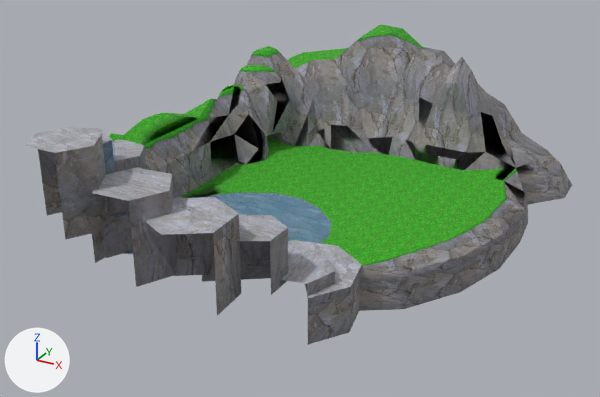
The glTF model assets/models/chao-garden-3.glb, before and after one commit.
The view is the same before and after, from a camera (50 mm lens) standing at (172.1, -207.2, 84.0) and looking at (81.7, -43.0, 1.9). The axes (+X, +Y, +Z) are drawn at lower left. The lights are the same throughout. The older version comes first. Where no turn or scale is listed for an object, it has been applied to the vertices. Vertices at exactly the same position are counted once.

Objects in the first picture: 'chao_island'.
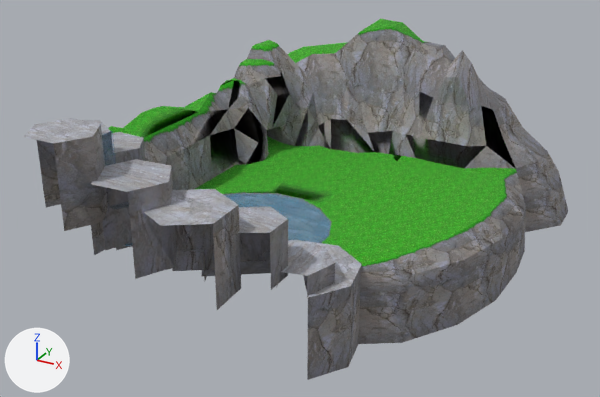
Diff of the bpy script that builds the scene:
```diff
--- a/assets/models/chao-garden-3.glb.py
+++ b/assets/models/chao-garden-3.glb.py
@@ me_object_0 @@
 # used by ob_chao_island; location = (88.3, -36.7, 10.7)
-me_object_0.from_pydata(...)  # 651 vertices, 937 faces; spans x -45.2..45.2, y -69.7..69.7, z -21.2..21.2
+me_object_0.from_pydata(...)  # 651 vertices, 937 faces; spans x -45.2..45.2, y -69.7..69.7, z -26.4..26.4
+# me_object_0 part 1: the loose piece of 11 vertices spanning x -32.4..-18.0, y -69.7..-57.2, z 4.0..21.2 is moved by (0.0, 0.0, 5.2)
+# me_object_0 part 2: the loose piece of 17 vertices spanning x -40.1..-25.4, y -62.2..-45.8, z -7.4..17.0 is moved by (0.0, 0.0, 5.2)
+# me_object_0 part 3: the loose piece of 19 vertices spanning x -30.3..-15.7, y -57.7..-45.1, z -0.1..4.1 is moved by (0.0, 0.0, 5.2)
+# me_object_0 part 4: the loose piece of 13 vertices spanning x -5.5..22.0, y -45.2..-21.9, z -21.2..-10.4 is scaled about its middle by (1, 1, 1.8), then moved by (0.0, 0.0, -0.8)
+# me_object_0 part 5: the loose piece of 10 vertices spanning x -10.6..5.8, y -66.0..-47.6, z -9.1..8.1 is scaled about its middle by (1, 1, 1.04), then moved by (0.0, 0.0, 4.9)
+# me_object_0 part 6: the loose piece of 11 vertices spanning x -10.6..8.2, y -51.7..-32.9, z -11.1..-9.1 is scaled about its middle by (1, 1, 1.8), then moved by (0.0, 0.0, 3.8)
+# me_object_0 part 7: the loose piece of 11 vertices spanning x -22.3..-5.9, y -65.6..-50.9, z -5.1..12.7 is moved by (0.0, 0.0, 5.2)
+# me_object_0 part 8: the loose piece of 12 vertices spanning x 3.4..18.5, y -46.2..-31.5, z -10.6..-7.6 is scaled about its middle by (1, 1, 1.6), then moved by (0.0, 0.0, 4.3)
+# me_object_0 part 9: the loose piece of 11 vertices spanning x -3.4..10.0, y -38.9..-27.0, z -10.6..-9.7 is scaled about its middle by (1, 1, 1.8), then moved by (0.0, 0.0, 3.7)
+# me_object_0 part 10: the loose piece of 11 vertices spanning x -41.1..-26.7, y -47.0..-34.6, z -10.6..10.1 is scaled about its middle by (1, 1, 1.09), then moved by (0.0, 0.0, 4.3)
+# me_object_0 part 11: the loose piece of 11 vertices spanning x -1.1..10.8, y -53.0..-39.3, z -9.1..2.7 is scaled about its middle by (1, 1, 1.05), then moved by (0.0, 0.0, 4.9)
+# me_object_0 part 12: 431 of 651 vertices moved; they spanned x -45.2..45.2, y -55.7..69.7, z -21.2..20.1 and now span x -45.2..45.2, y -55.7..69.7, z -26.4..25.3; mean shift (0.0, 0.0, 3.9); largest move (-29.9, 25.8, -10.5) -> (-18.2, 14.5, -7.2)
+# other edits to the shape of me_object_0 do not show in these pictures
 me_object_0.materials.append(mat_tex_0010_0_dds)
@@ ob_chao_island @@
 ob_chao_island = bpy.data.objects.new('chao_island', me_object_0)
-ob_chao_island.location = (88.3, -36.7, 10.7)
+ob_chao_island.location = (88.3, -36.7, 7.3)
```

Where the change shows, as pixel boxes (x1, y1, x2, y2) in the pictures (600 x 397 px; the box of a moved part takes in the faces that stretch with it):
'chao_island', reshaped, moved (12% taller): before (26, 24, 572, 345); after (24, 19, 568, 380)
part 1 of me_object_0, moved or reshaped: before (26, 127, 110, 240); after (24, 118, 109, 231)
part 2 of me_object_0, moved or reshaped: before (57, 128, 115, 263); after (84, 120, 114, 255)
part 3 of me_object_0, moved or reshaped (mostly hidden): before (109, 210, 130, 217); after (109, 202, 129, 209)
part 4 of me_object_0, moved or reshaped: before (288, 240, 362, 345); after (288, 240, 362, 380)
part 5 of me_object_0, moved or reshaped: before (144, 197, 241, 315); after (143, 189, 241, 310)
part 6 of me_object_0, moved or reshaped: before (202, 266, 270, 282); after (201, 261, 278, 285)
part 7 of me_object_0, moved or reshaped: before (92, 168, 177, 287); after (91, 159, 177, 279)
part 8 of me_object_0, moved or reshaped: before (263, 249, 335, 296); after (263, 242, 335, 297)
part 9 of me_object_0, moved or reshaped (not visible afterwards): before (288, 245, 307, 251)
part 10 of me_object_0, moved or reshaped: before (112, 139, 146, 172); after (111, 132, 146, 250)
part 11 of me_object_0, moved or reshaped: before (238, 215, 288, 295); after (238, 207, 288, 290)
part 12 of me_object_0, moved or reshaped: before (109, 24, 572, 311); after (108, 19, 568, 344)
